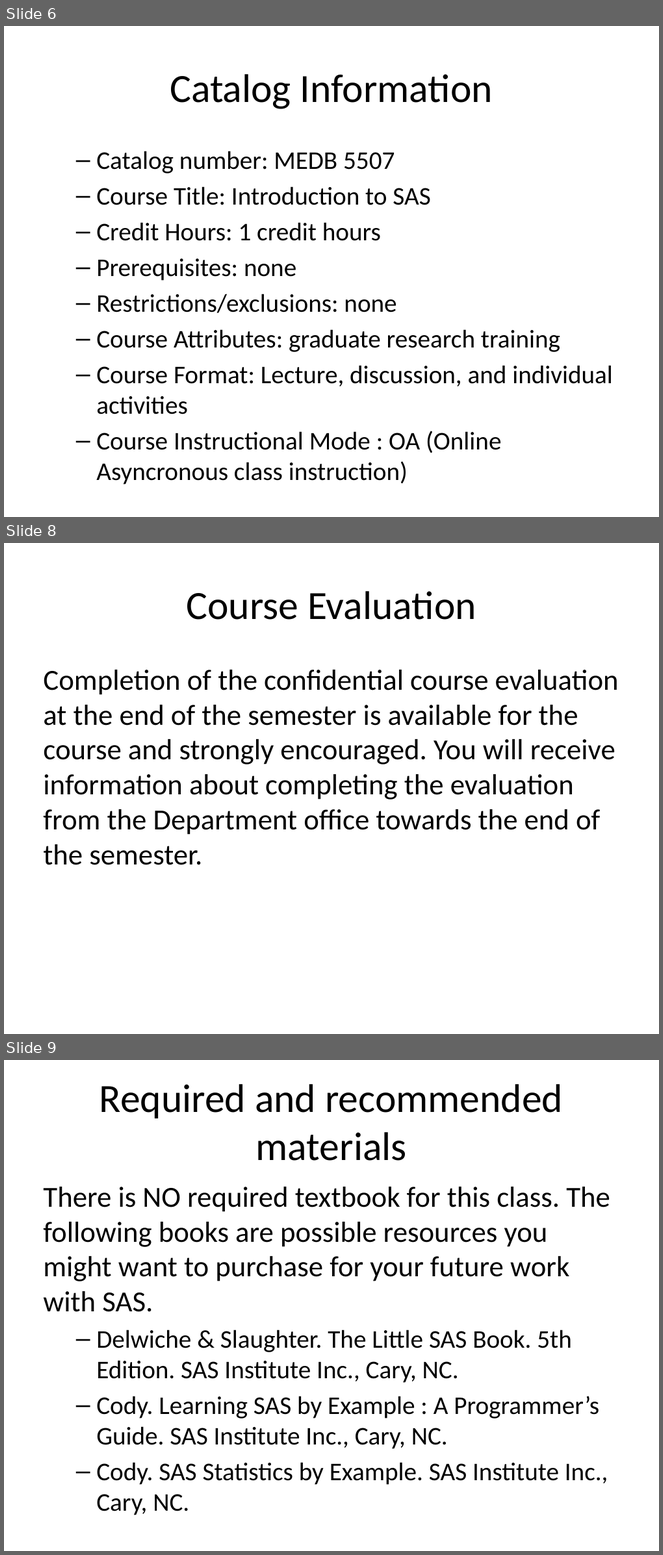
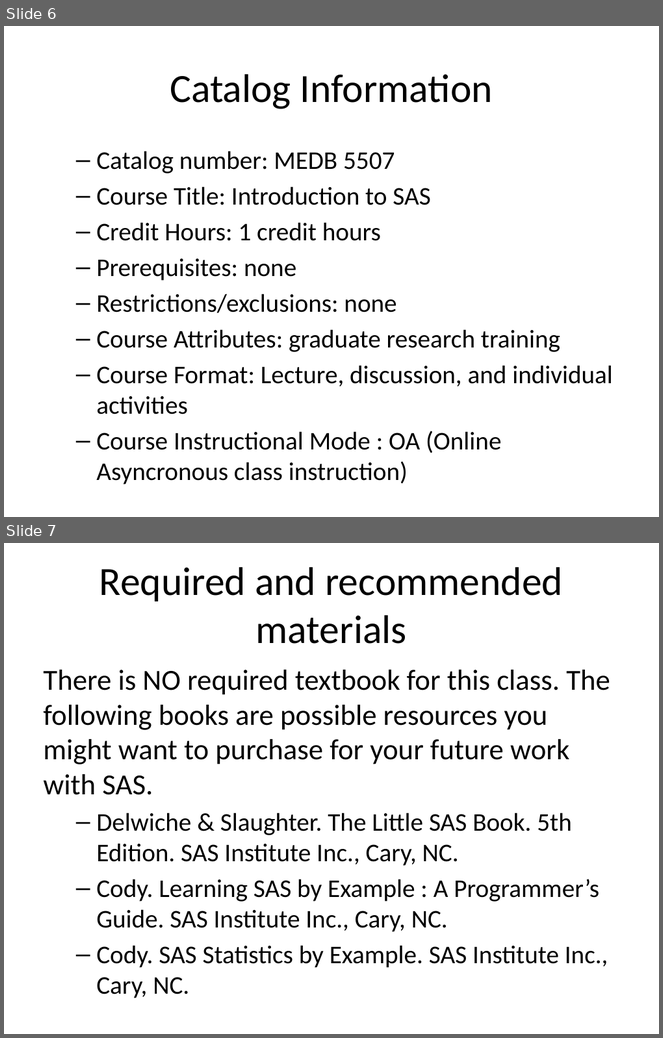
Before and after one commit to pmean/introduction-to-SAS, a slide deck: basics_syllabus/results/syllabus.pptx. Shown one above the other, each under a label of ours: slides 6, 8 and 9 before the commit, slides 6 and 7 after it; the slides between them are not shown. The pictures are 663x1555 and 663x1038 pixels, drawn with LibreOffice and Linux fonts; fonts in the diff are those of the drawing. Boxes give left, top, right and bottom in pixels: in the first picture for what was removed or moved away, otherwise in the second. Text is boxed around its words. In the diff, an @@ line names an element or a change of style, - is before the commit and + after.

```diff
--- a/basics_syllabus/results/syllabus.pptx
+++ b/basics_syllabus/results/syllabus.pptx
@@ slide 8 removed at (4,543,659,1034), background #FFFFFF @@
@@ title removed at (187,591,477,620) @@
-Course Evaluation
@@ text removed at (43,670,619,865) @@
-Completion of the confidential course evaluation at the end of the semester is available for the course and strongly encouraged. You will receive information about completing the evaluation from the Department office towards the end of the semester.
@@ what was slide 9 is now slide 7 @@
```
Also in this commit, not shown: 2 slides changed, 1 slide added, 1 other slide removed, 12 other files.
